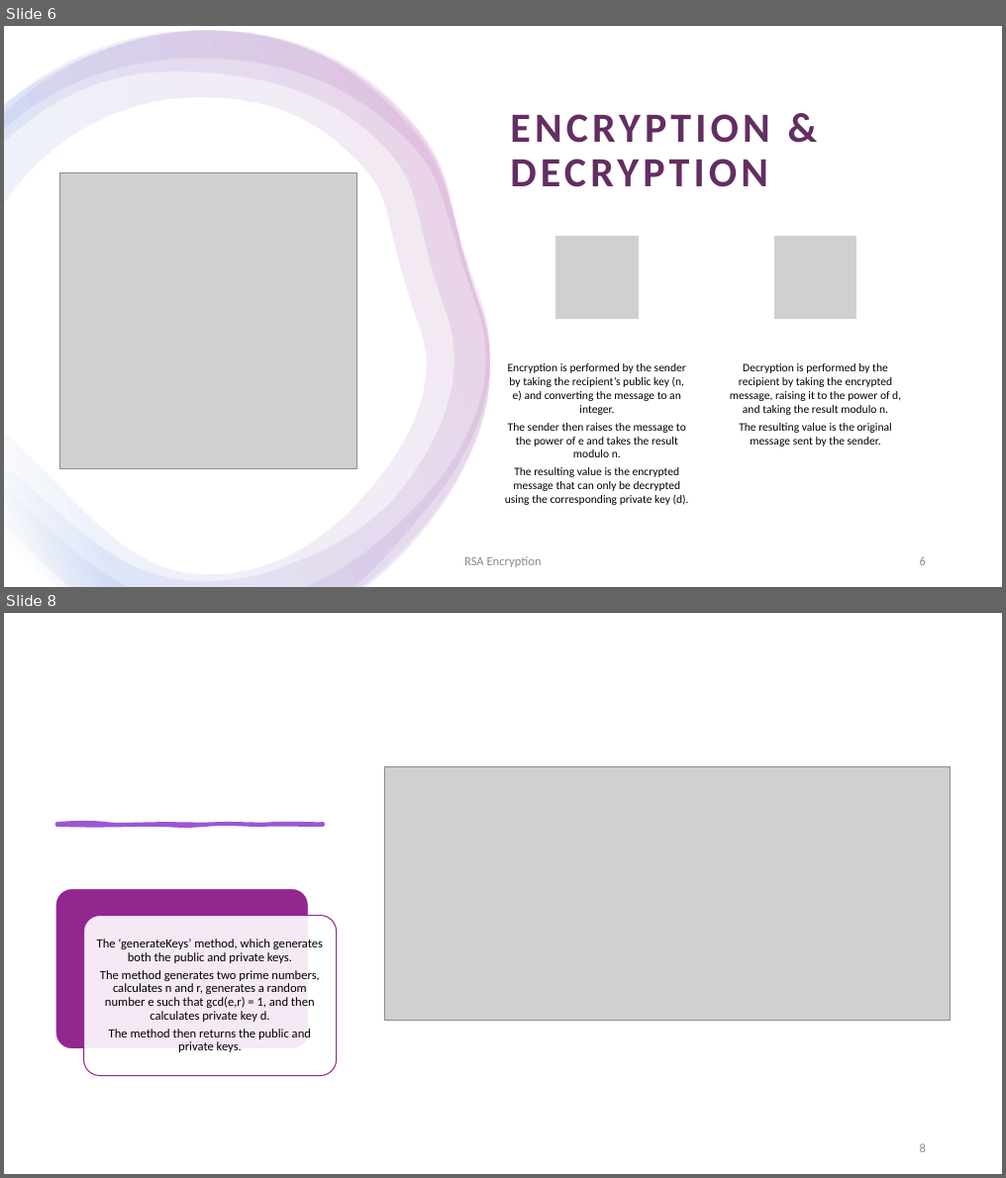
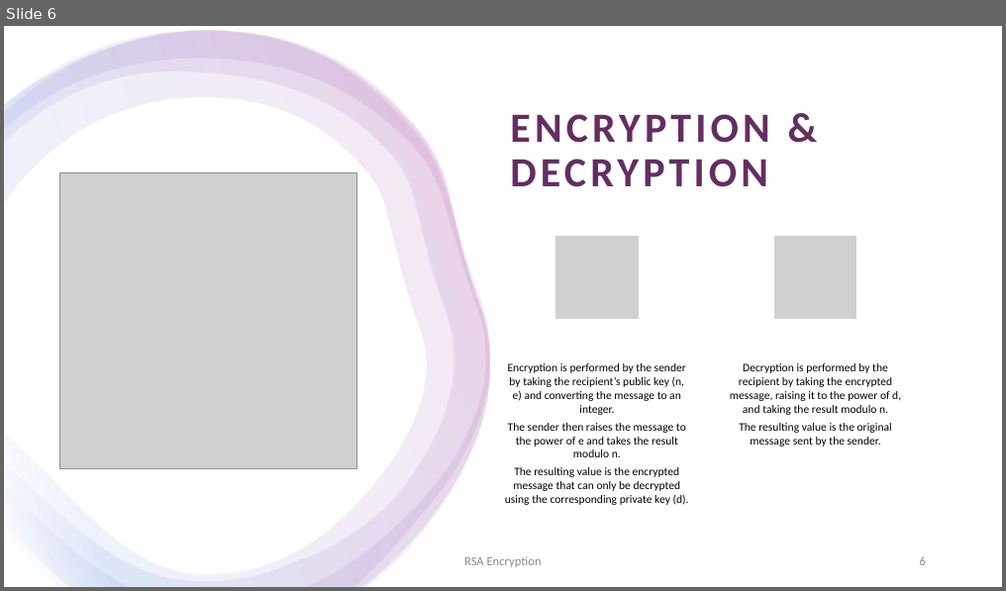
Before and after one commit to tpmcaloon/University, a slide deck: SecurityAndEncryption/RSAEncryptionPresentation.pptx. Shown one above the other, each under a label of ours: slides 6 and 8 before the commit, slide 6 after it; the slides between them are not shown. The pictures are 1006x1178 and 1006x591 pixels, drawn with LibreOffice and Linux fonts; fonts in the diff are those of the drawing; grey boxes stand for pictures. Boxes give left, top, right and bottom in pixels: in the first picture for what was removed or moved away, otherwise in the second. Text is boxed around its words. In the diff, an @@ line names an element or a change of style, - is before the commit and + after.

```diff
--- a/SecurityAndEncryption/RSAEncryptionPresentation.pptx
+++ b/SecurityAndEncryption/RSAEncryptionPresentation.pptx
@@ slide 8 removed at [4,613,1002,1174], background #FFFFFF @@
@@ rectangle removed at [4,613,1002,1174] @@
@@ picture removed at [385,766,950,1021] @@
@@ freeform shape removed at [56,823,323,825] @@
@@ rounded rectangle removed at [55,889,309,1050] @@
@@ rounded rectangle removed at [83,916,337,1075] @@
@@ text removed at [97,939,323,1053] @@
-The ‘generateKeys’ method, which generates both the public and private keys.
-The method generates two prime numbers, calculates n and r, generates a random number e such that gcd(e,r) = 1, and then calculates private key d.
-The method then returns the public and private keys.
@@ page number removed at [920,1144,926,1153] @@
-8
```
Also in this commit, not shown: 2 slides changed, 11 slides added, 4 other slides removed, 2 other files.
